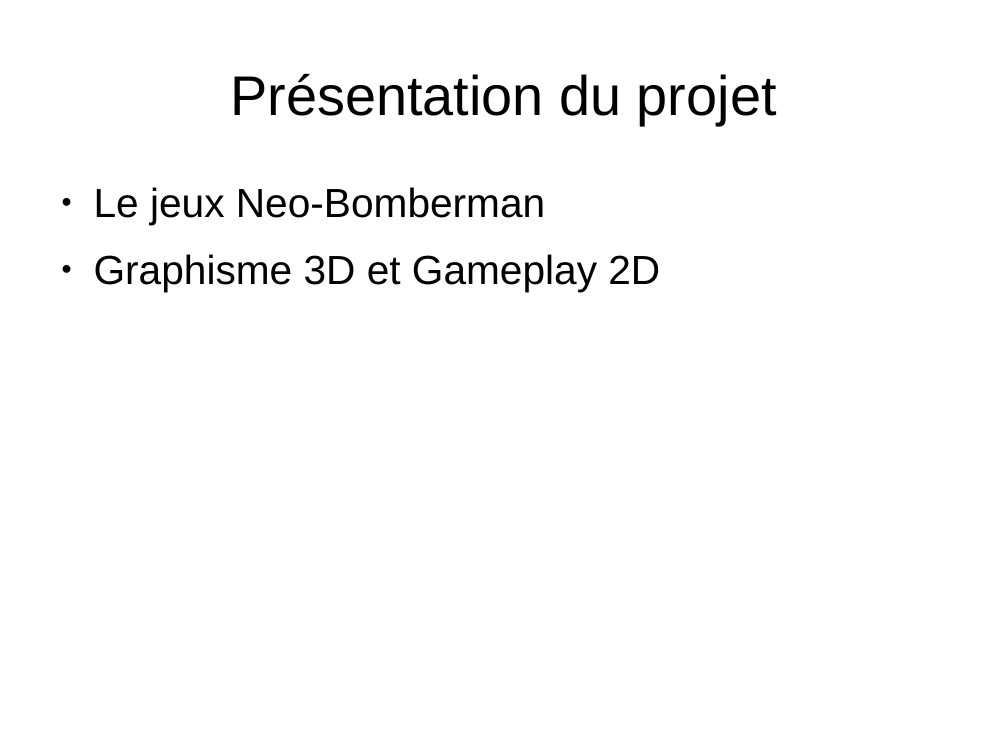
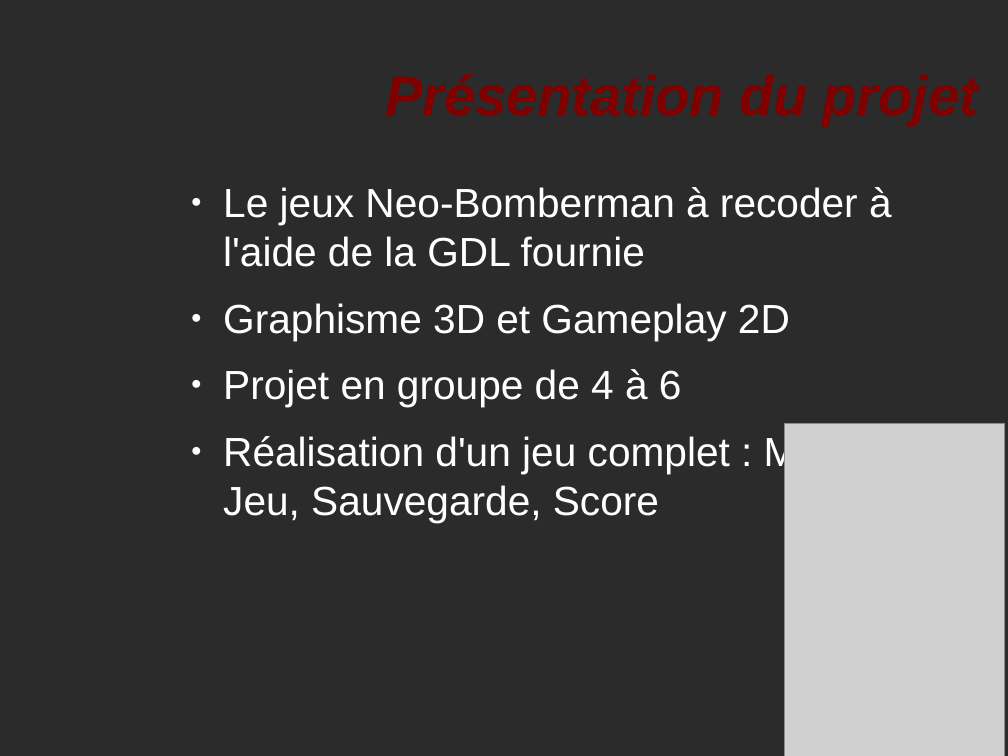
Before and after one commit to adrijere/Bomberman, a slide deck: slide 2 of PPT_presentation.odp. Drawn at 1008x756 pixels with LibreOffice and Linux fonts; fonts in the diff are those of the drawing; grey boxes stand for pictures; background and template pictures are left out; a plain dark background stands for a picture behind light text. Boxes give left, top, right and bottom in pixels: in the first picture for what was removed or moved away, otherwise in the second. Text is boxed around its words. In the diff, an @@ line names an element or a change of style, - is before the commit and + after.

```diff
--- a/PPT_presentation.odp
+++ b/PPT_presentation.odp
@@ background #FFFFFF to picture (left out) @@
@@ title "Présentation du projet": place and size @@
-title "Présentation du projet" at <box>230,74,777,125</box>
+title "Présentation du projet" at <box>223,369,329,407</box>
@@ title "Présentation du projet" at <box>223,369,329,407</box>: text colour #000000 to #800000, bold on, italic on; alignment centre to right @@
@@ text "Le jeux Neo-Bomberman à recoder ...": place and size @@
-text "Le jeux Neo-Bomberman à recoder ..." at <box>94,187,660,292</box>
+text "Le jeux Neo-Bomberman à recoder ..." at <box>223,187,892,523</box>
@@ text at <box>223,187,892,267</box>: text changed; text colour #000000 to #FFFFFF @@
-● Le jeux Neo-Bomberman
+● Le jeux Neo-Bomberman à recoder à l'aide de la GDL fournie
@@ text at <box>223,303,790,340</box>: text colour #000000 to #FFFFFF in "Graphisme 3D et Gameplay 2D"; bullet colour #000000 to #FFFFFF @@
@@ text at <box>223,369,877,523</box>: paragraphs added @@
+● Projet en groupe de 4 à 6
+● Réalisation d'un jeu complet : Menu, Jeu, Sauvegarde, Score
@@ picture added at <box>785,424,1005,756</box> @@
```
Also in this commit, not shown: 2 other slides changed, 2 slides added, 3 slides removed.
